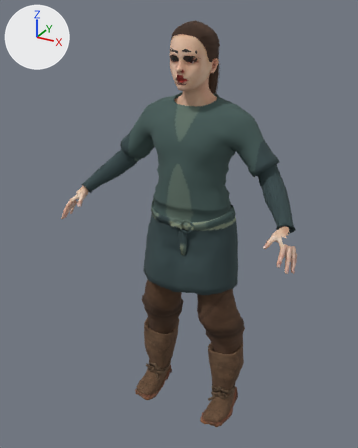
Two versions of the glTF model apps/client/src/props/art-study/source-people/ada-field-tunic-motion.glb, one commit apart.
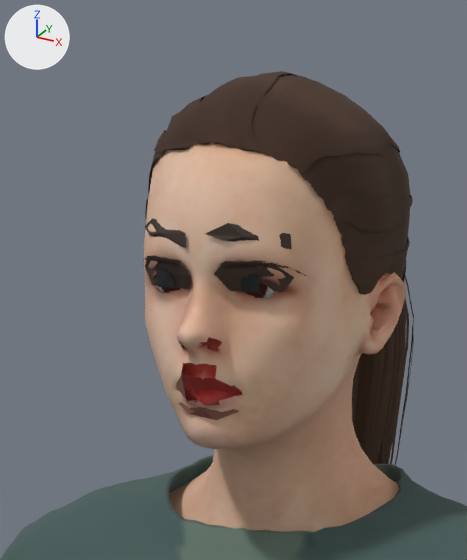
The first picture shows the older version from a 50 mm camera at (0.958, -1.819, 1.902) aimed at (-0.046, 0.007, 0.989). The close-ups show the older and then the newer version on the part from 40% to 64% of the width and 2% to 25% of the height of that picture. Only the edits that show in the close-ups are written down. Lighting does not change. The marker at upper left points along +X, +Y and +Z. Where no turn or scale is listed for an object, it has been applied to the vertices.

In view in the first close-up: 'Ada field-tunic', 'Ada field-tunic facial features', 'Ada field-tunic.eyebrow001', 'Ada field-tunic.ponytail01', 'Ada field-tunic.rehmanpolanski_viking_tunic' and 1 more.
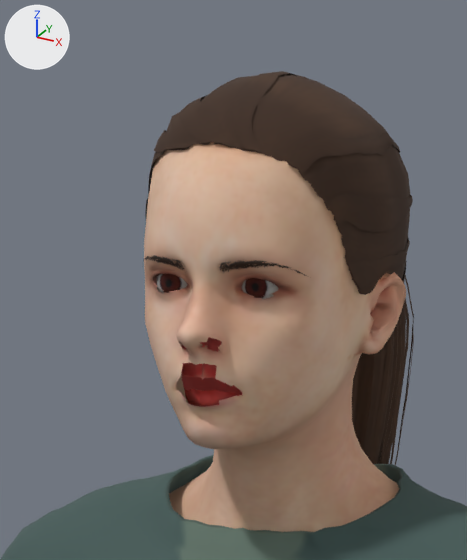
What changed in the scene script:
```text
Remove ob_ada_field_tunic_facial_features:
    ob_ada_field_tunic_facial_features = bpy.data.objects.new('Ada field-tunic facial features', me_ada_field_tunic_facial_features)
    ob_ada_field_tunic_facial_features.location = (-0.0003, 0.0935, 0.0148)
```

Boxes [x1, y1, x2, y2] around the edits, measured in the close-ups (467 x 560 px):
'Ada field-tunic facial features', deleted: before [145, 218, 294, 420]
